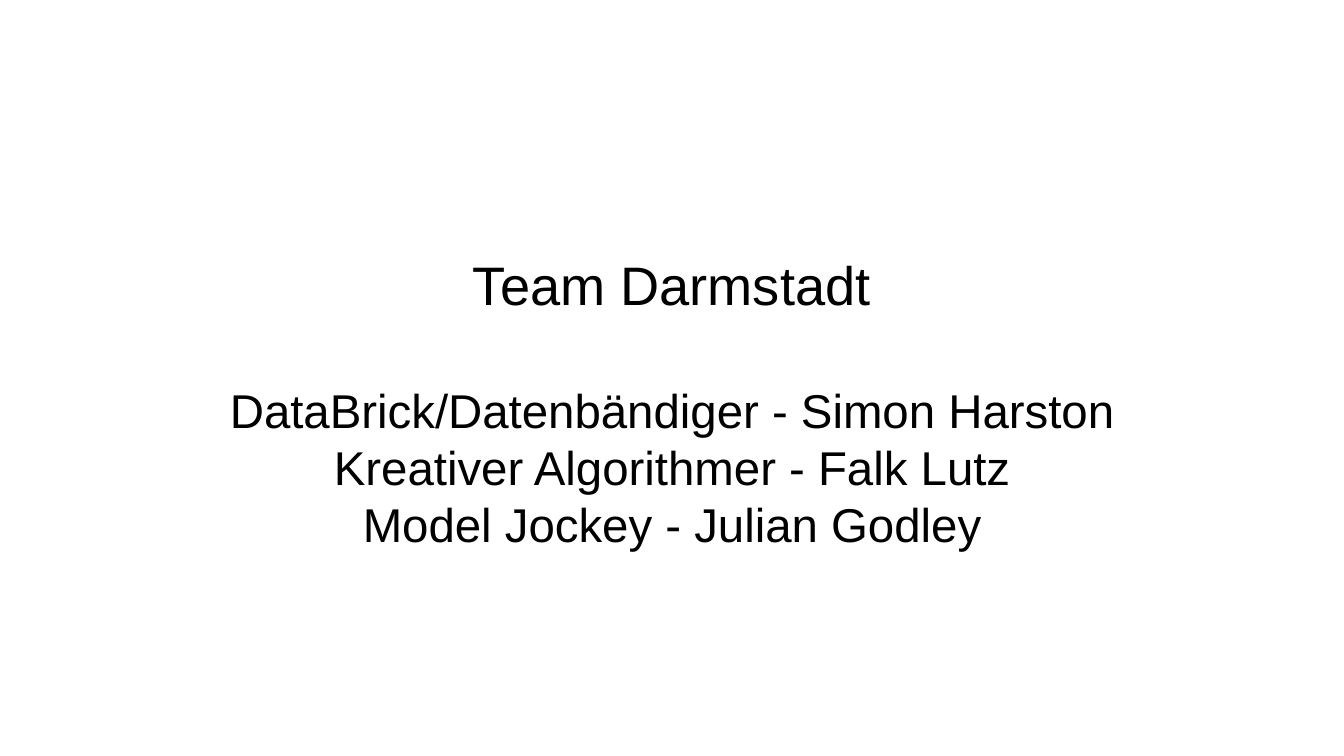
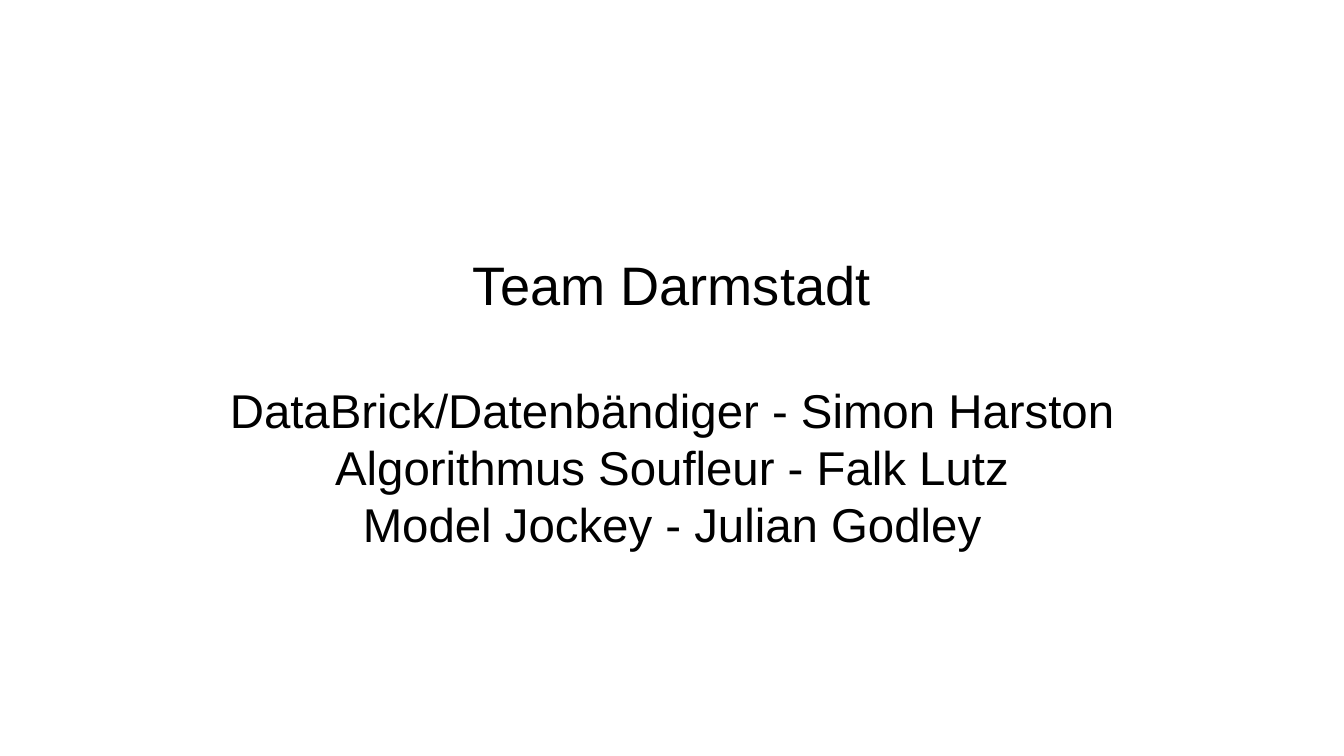
Before and after one commit to jgo-DA/Project-Movies_Team-Darmstadt, a slide deck: slide 1 of docs/Team-Darmstadt_Movies-Project_Presentation.odp. Drawn at 1344x756 pixels with LibreOffice and Linux fonts; fonts in the diff are those of the drawing; background and template pictures are left out. Boxes give left, top, right and bottom in pixels: in the first picture for what was removed or moved away, otherwise in the second. Text is boxed around its words. In the diff, an @@ line names an element or a change of style, - is before the commit and + after.

Commit message:
modified presentation file ver x2

```diff
--- a/docs/Team-Darmstadt_Movies-Project_Presentation.odp
+++ b/docs/Team-Darmstadt_Movies-Project_Presentation.odp
@@ subtitle at box(335, 450, 1009, 495): text changed @@
-Kreativer Algorithmer - Falk Lutz
+Algorithmus Soufleur - Falk Lutz
```
Also in this commit, not shown: 1 slide added.
